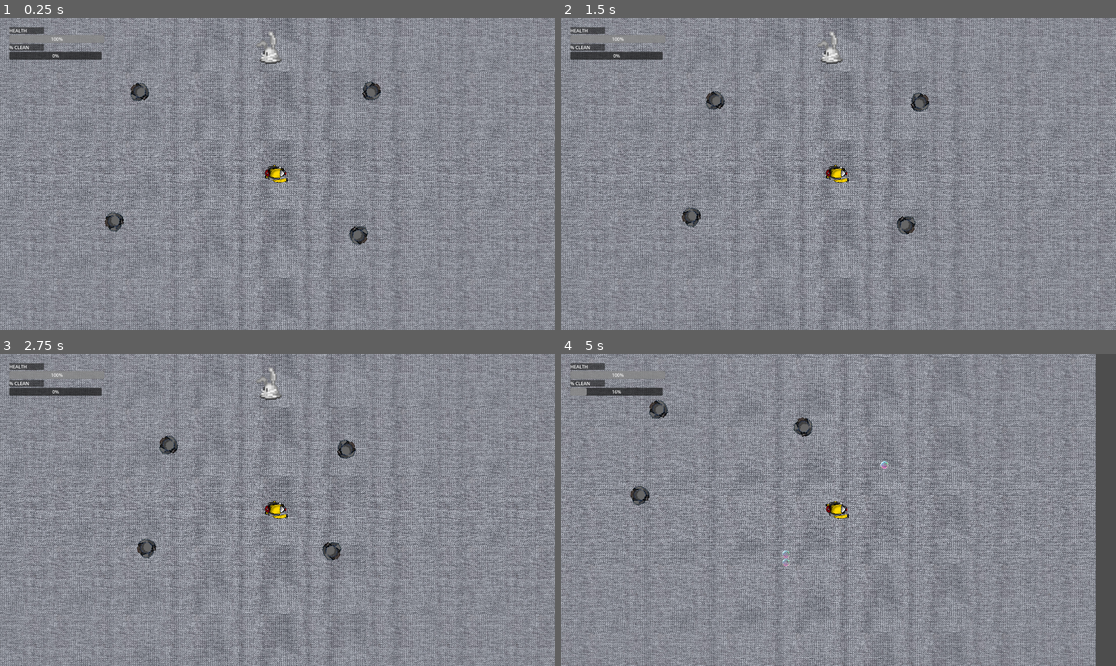
Above: before the commit, frames 1-4 (two rows, left to right).
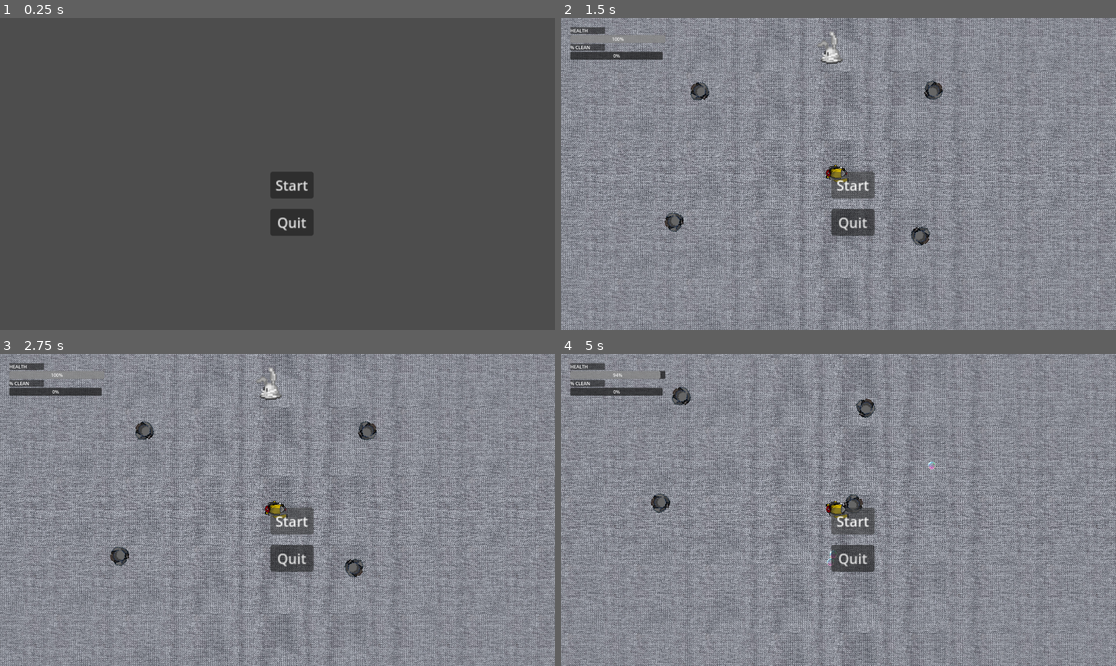
Above: after the commit, the same moments.

Repository: GGJ2025-Guac/GGJ2025
Game: Godot game, scene res://game_start.tscn
The game is run twice, just before and just after one commit, with the same random seed, the same clock (stepped at 60 frames per second) and the same inputs. Before the commit the project starts from res://main.tscn.
Inputs (mouse positions are in pixels of both pictures, inside the frame that each line leads up to):
- Up to frame 1 (0.25 s): no input
- Up to frame 2 (1.5 s): click (855, 186) at 0.5 s, where only the run after the commit has a clickable "Start"; click (855, 186) at 1.25 s, where only the run after the commit has a clickable "Start"
- Up to frame 3 (2.75 s): click (294, 522) at 2 s, where only the run after the commit has a clickable "Start"
- Up to frame 4 (5 s): hold D (right) 2.78-3.53 s; hold Space (bubble) 2.78-3.53 s; hold S (down) 3.53-4.28 s; tap Space (bubble) at 3.6 s; hold D (right) from 4.28 s (still down); hold Space (bubble) from 4.28 s (still down)

The runs differ from the first frame. In frame 1, 96% of the frame differs, in the area x 0-100%, y 0-100%; in frame 2, 2.4%; in frame 3, 2.4%; in frame 4, 53%.

Commit message:
start screen placeholder

Diff:
--- /dev/null
+++ b/testinggodot/game_start.gd
@@ -0,0 +1,15 @@
+extends CanvasLayer
+
+
+# Called when the node enters the scene tree for the first time.
+func _ready() -> void:
+	pass # Replace with function body.
+
+
+# Called every frame. 'delta' is the elapsed time since the previous frame.
+func _process(delta: float) -> void:
+	pass
+
+
+func _on_start_pressed() -> void:
+	get_tree().change_scene_to_file("res://main.tscn")
--- /dev/null
+++ b/testinggodot/game_start.tscn
@@ -0,0 +1,40 @@
+[gd_scene load_steps=3 format=3 uid="uid://bmud5214eb2cy"]
+
+[ext_resource type="Script" path="res://game_start.gd" id="1_kwwpu"]
+[ext_resource type="AudioStream" uid="uid://dvqtt2pfkwioc" path="res://assets/bubble_menu_theme_draft.mp3" id="2_477qk"]
+
+[node name="GameStart" type="CanvasLayer"]
+script = ExtResource("1_kwwpu")
+
+[node name="Start" type="Button" parent="."]
+anchors_preset = 15
+anchor_right = 1.0
+anchor_bottom = 1.0
+offset_left = 935.0
+offset_top = 532.0
+offset_right = -935.0
+offset_bottom = -517.0
+grow_horizontal = 2
+grow_vertical = 2
+scale = Vector2(3, 3)
+text = "Start"
+
+[node name="Quit" type="Button" parent="."]
+anchors_preset = 15
+anchor_right = 1.0
+anchor_bottom = 1.0
+offset_left = 935.0
+offset_top = 661.0
+offset_right = -935.0
+offset_bottom = -388.0
+grow_horizontal = 2
+grow_vertical = 2
+scale = Vector2(3, 3)
+text = "Quit"
+
+[node name="AudioStreamPlayer2D" type="AudioStreamPlayer2D" parent="."]
+stream = ExtResource("2_477qk")
+autoplay = true
+parameters/looping = true
+
+[connection signal="pressed" from="Start" to="." method="_on_start_pressed"]
--- a/testinggodot/gameover.tscn
+++ b/testinggodot/gameover.tscn
@@ -22,9 +22,9 @@
 anchors_preset = 15
 anchor_right = 1.0
 anchor_bottom = 1.0
-offset_left = 924.0
+offset_left = 935.0
 offset_top = 532.0
-offset_right = -946.0
+offset_right = -935.0
 offset_bottom = -517.0
 grow_horizontal = 2
 grow_vertical = 2
@@ -37,7 +37,7 @@
 anchor_bottom = 1.0
 offset_left = 935.0
 offset_top = 661.0
-offset_right = -943.0
+offset_right = -935.0
 offset_bottom = -388.0
 grow_horizontal = 2
 grow_vertical = 2
--- a/testinggodot/main.tscn
+++ b/testinggodot/main.tscn
@@ -10,6 +10,7 @@
 [ext_resource type="PackedScene" uid="uid://dr2427i2q5q6" path="res://hud.tscn" id="8_2wy5i"]
 [ext_resource type="AudioStream" uid="uid://1k8rwvcnsxyi" path="res://assets/bubble_stage_theme_v1_loop_demo.mp3" id="9_np5wb"]
 [ext_resource type="AudioStream" uid="uid://cmil8ufjpnr01" path="res://assets/shoot1.wav" id="10_mxf6u"]
+[ext_resource type="PackedScene" uid="uid://bmud5214eb2cy" path="res://game_start.tscn" id="11_xid8l"]
 
 [node name="Main" type="Node2D"]
 script = ExtResource("1_fgo1o")
@@ -60,4 +61,6 @@
 stream = ExtResource("10_mxf6u")
 bus = &"SFX"
 
+[node name="GameStart" parent="." instance=ExtResource("11_xid8l")]
+
 [connection signal="tree_exiting" from="." to="." method="_on_tree_exiting"]
--- a/testinggodot/project.godot
+++ b/testinggodot/project.godot
@@ -11,7 +11,7 @@
 [application]
 
 config/name="TestingGodot"
-run/main_scene="res://main.tscn"
+run/main_scene="res://game_start.tscn"
 config/features=PackedStringArray("4.3", "Forward Plus")
 config/icon="res://icon.svg"
 
Not shown, added: testinggodot/assets/bubble_menu_theme_draft.mp3.import
Not shown: 1 places in testinggodot/gameover.tscn that only renumber resources
Not shown: 1 places in testinggodot/main.tscn that only renumber resources
Not shown, added: testinggodot/assets/bubble_menu_theme_draft.mp3
